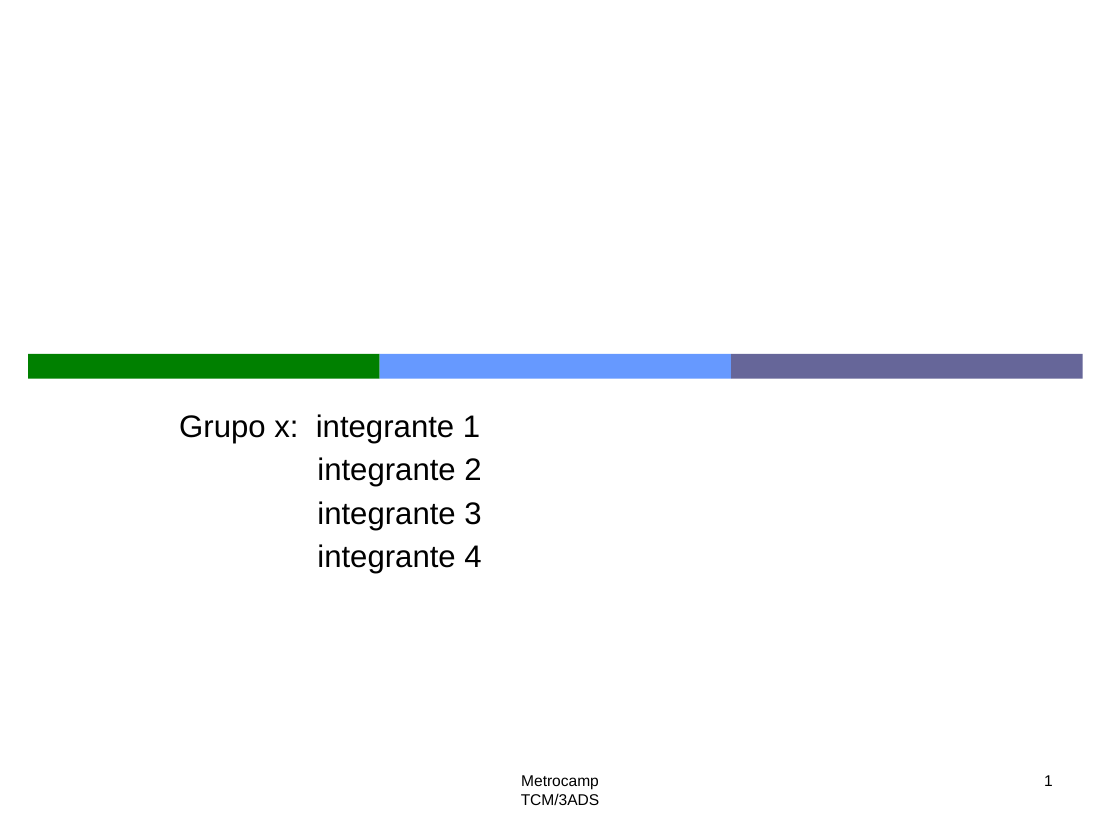
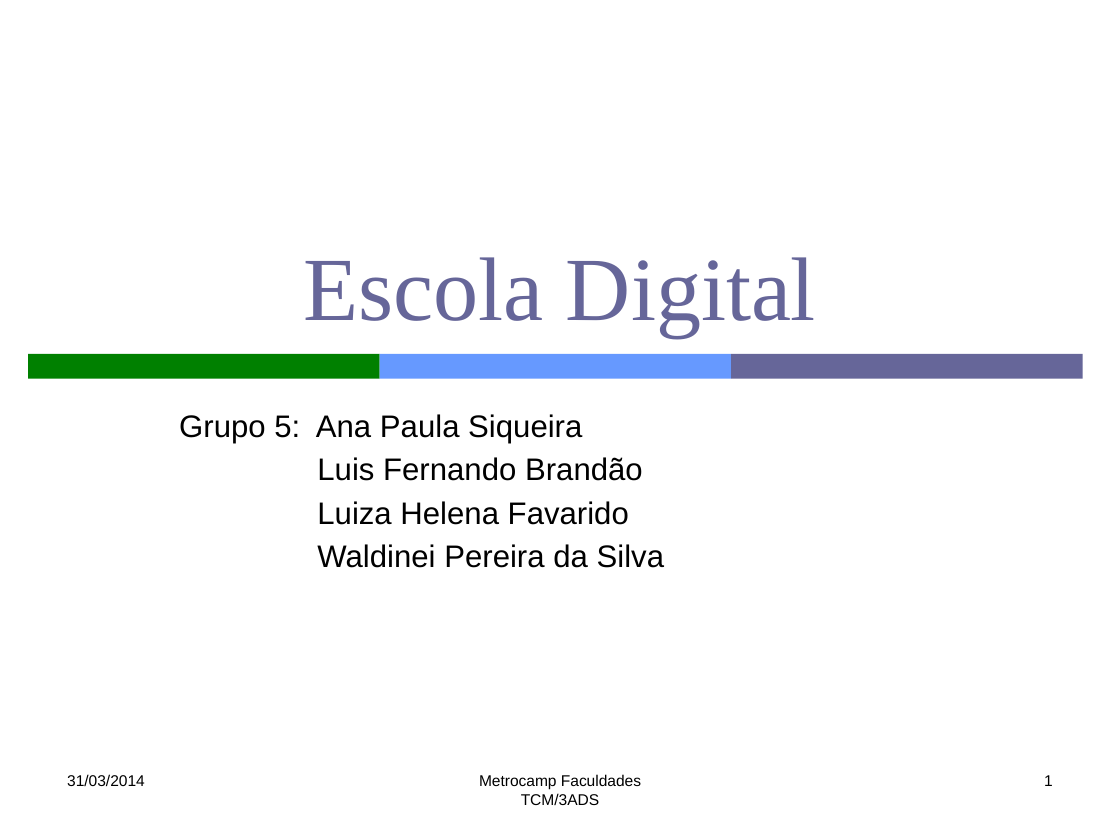
Before and after one commit to lfernandobra/pi5g1s14, a slide deck: slide 1 of documentacao/G5_Apresentacao1sem2014.pptx. Drawn at 1120x840 pixels with LibreOffice and Linux fonts; fonts in the diff are those of the drawing. Boxes give left, top, right and bottom in pixels: in the first picture for what was removed or moved away, otherwise in the second. Text is boxed around its words. In the diff, an @@ line names an element or a change of style, - is before the commit and + after.

```diff
--- a/documentacao/G5_Apresentacao1sem2014.pptx
+++ b/documentacao/G5_Apresentacao1sem2014.pptx
@@ title added at (303, 257, 816, 337), 58 pt, text #666699 @@
+Escola Digital
@@ subtitle at (179, 414, 664, 568): text changed @@
-Grupo x: integrante 1
-integrante 2
-integrante 3
-integrante 4
+Grupo 5: Ana Paula Siqueira
+Luis Fernando Brandão
+Luiza Helena Favarido
+Waldinei Pereira da Silva
@@ text added at (67, 774, 145, 786), 10 pt, text #000000 @@
+31/03/2014
@@ text at (479, 774, 641, 789): text changed @@
-Metrocamp
+Metrocamp Faculdades
```
Also in this commit, not shown: 2 other slides changed, 1 slide added, 2 slides removed.
